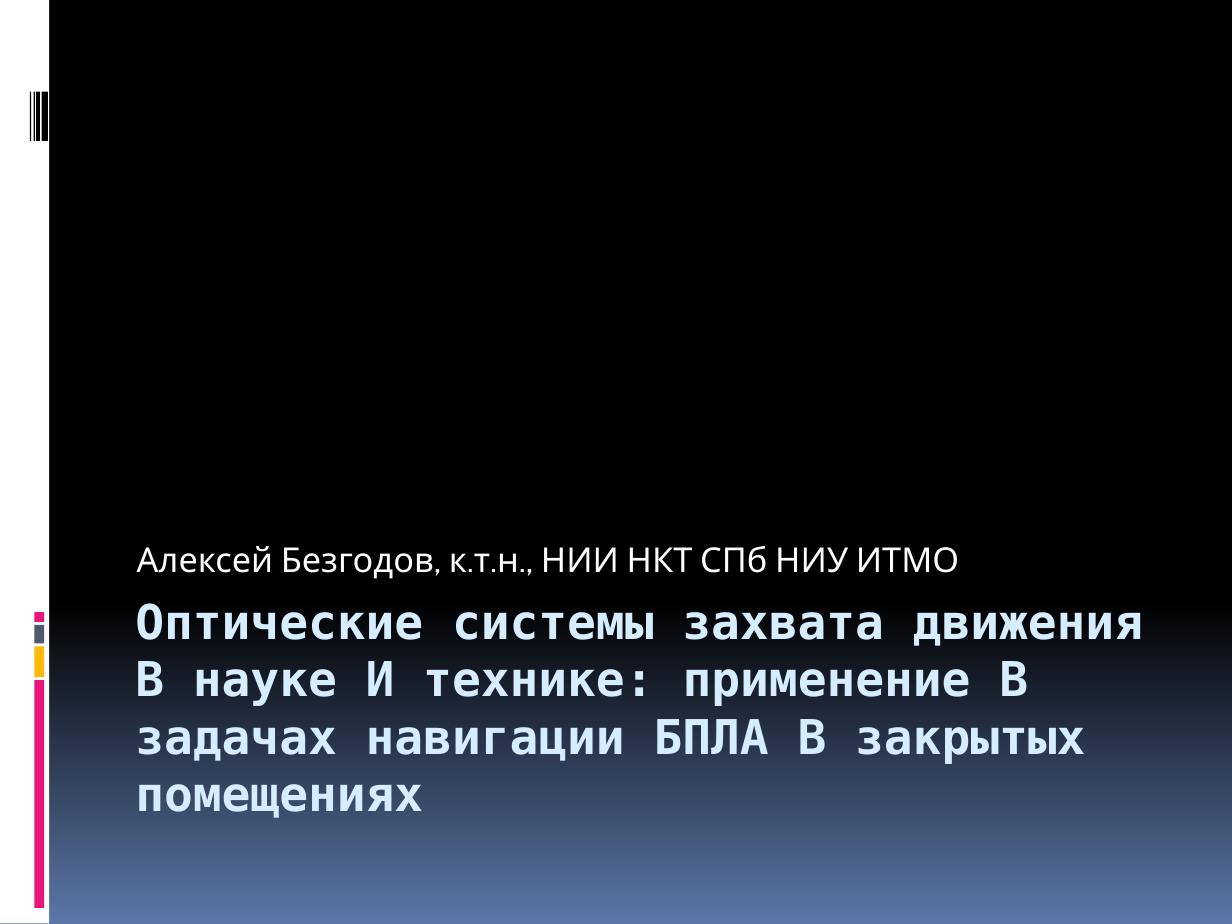
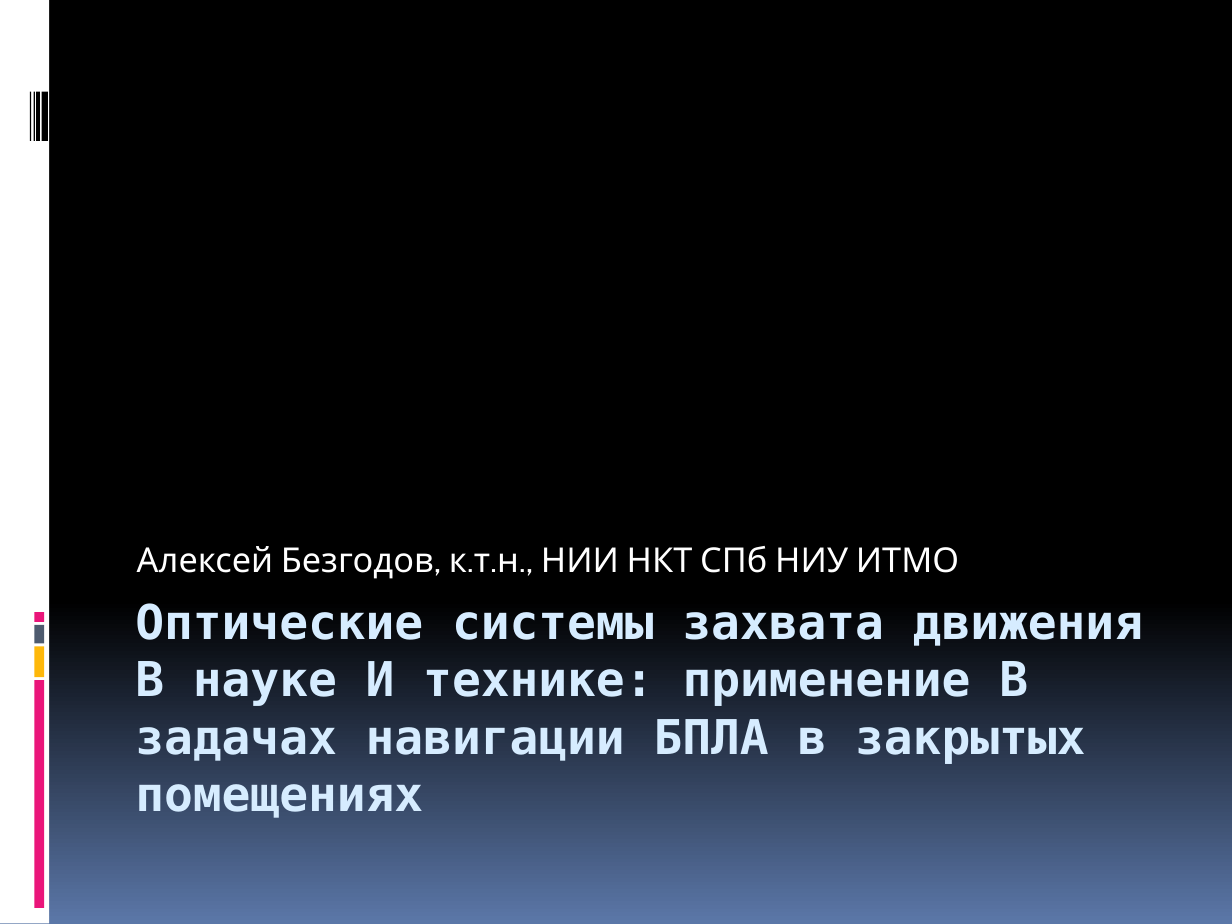
Before and after one commit to Jacobi20/quadro-xds, a slide deck: slide 1 of Docs/Medias2012.pptx. Drawn at 1232x924 pixels with LibreOffice and Linux fonts; fonts in the diff are those of the drawing. Boxes give left, top, right and bottom in pixels: in the first picture for what was removed or moved away, otherwise in the second. Text is boxed around its words. In the diff, an @@ line names an element or a change of style, - is before the commit and + after.

```diff
--- a/Docs/Medias2012.pptx
+++ b/Docs/Medias2012.pptx
@@ title at [135,603,1143,818]: text changed @@
-Оптические системы захвата движения В науке И технике: применение В задачах навигации БПЛА В закрытых помещениях
+Оптические системы захвата движения В науке И технике: применение В задачах навигации БПЛА в закрытых помещениях
```
Also in this commit, not shown: 1 other slide changed, 7 slides added.
